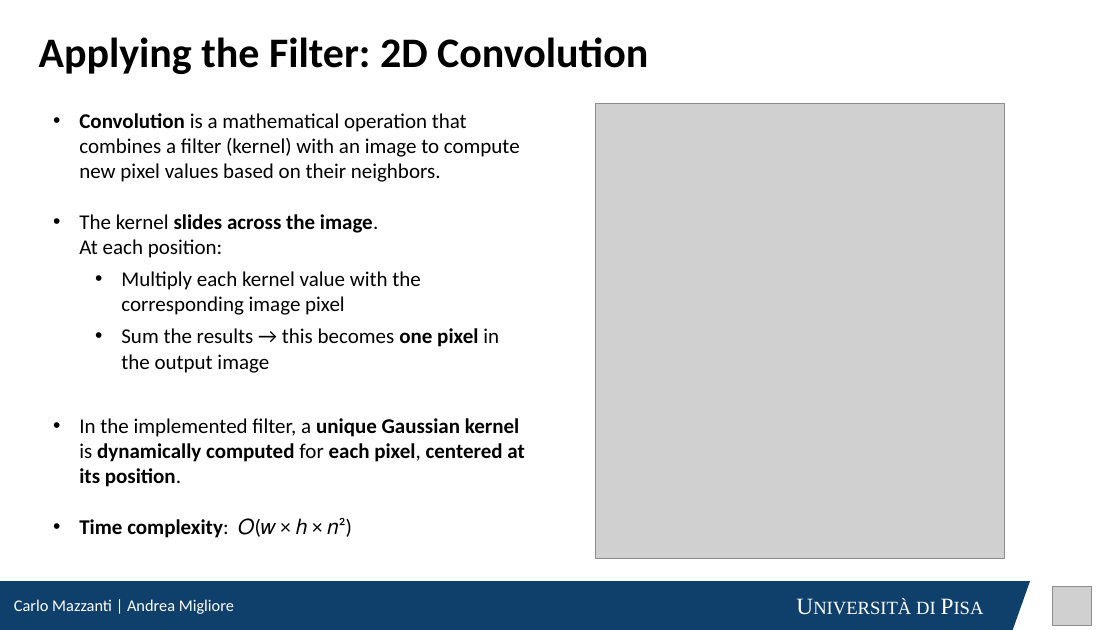
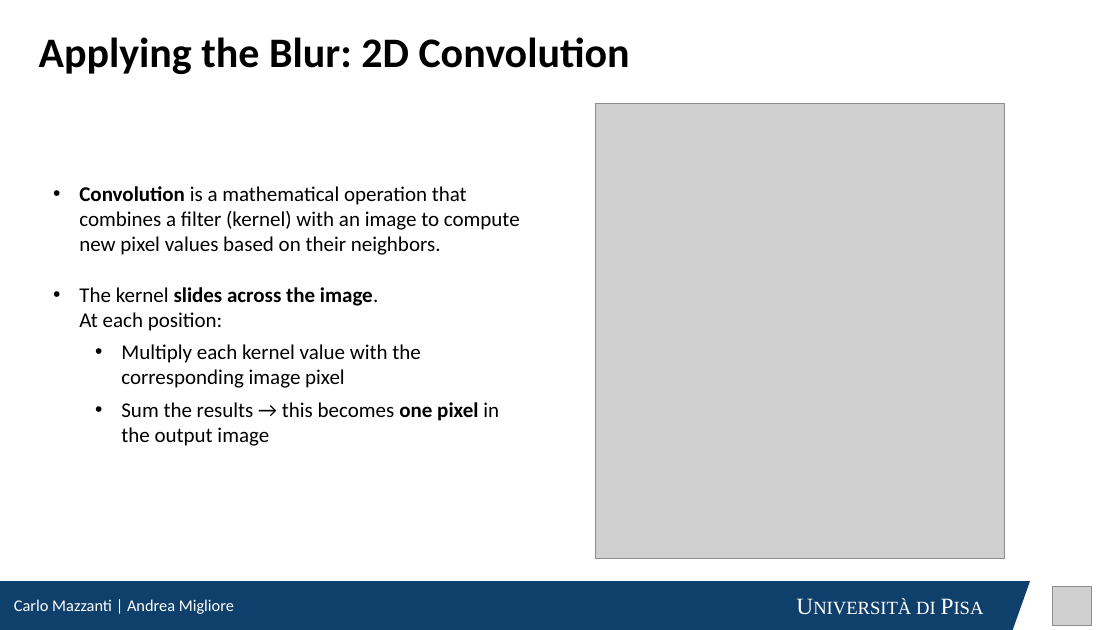
Before and after one commit to cmsilen/BidimensionalConvolution, a slide deck: slide 4 of BidimensionalConvolution_NEW.pptx (slide 5 before the commit). Drawn at 1120x630 pixels with LibreOffice and Linux fonts; fonts in the diff are those of the drawing; grey boxes stand for pictures; background and template pictures are left out. Boxes give left, top, right and bottom in pixels: in the first picture for what was removed or moved away, otherwise in the second. Text is boxed around its words. In the diff, an @@ line names an element or a change of style, - is before the commit and + after.

```diff
--- a/BidimensionalConvolution_NEW.pptx
+++ b/BidimensionalConvolution_NEW.pptx
@@ text at (39, 37, 630, 74): text changed @@
-Applying the Filter: 2D Convolution
+Applying the Blur: 2D Convolution
@@ text "Convolution is a mathematical operation ...": place and size @@
-text "Convolution is a mathematical operation ..." at (79, 113, 524, 538)
+text "Convolution is a mathematical operation ..." at (79, 186, 520, 446)
@@ text at (79, 418, 524, 538): paragraphs removed @@
-• In the implemented filter, a unique Gaussian kernel is dynamically computed for each pixel, centered at its position.
-• Time complexity: 𝑂(𝑤 × ℎ × 𝑛²)
```
Also in this commit, not shown: 1 other slide changed, 2 slides added, 1 slide removed.
